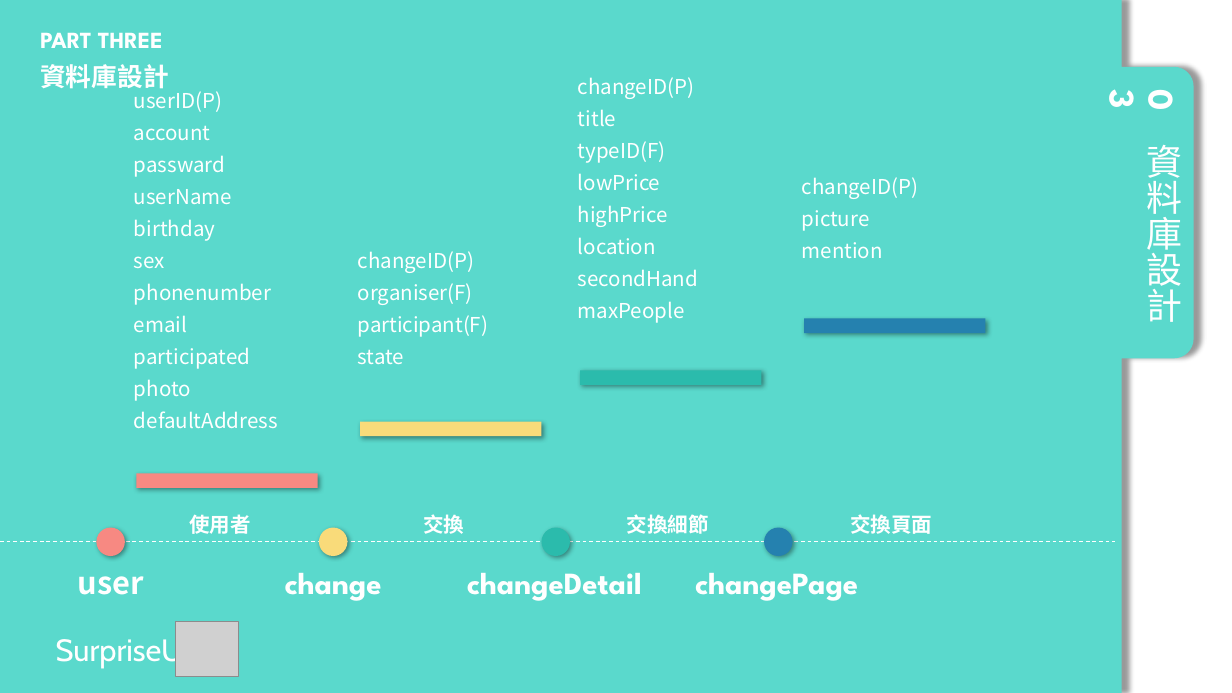
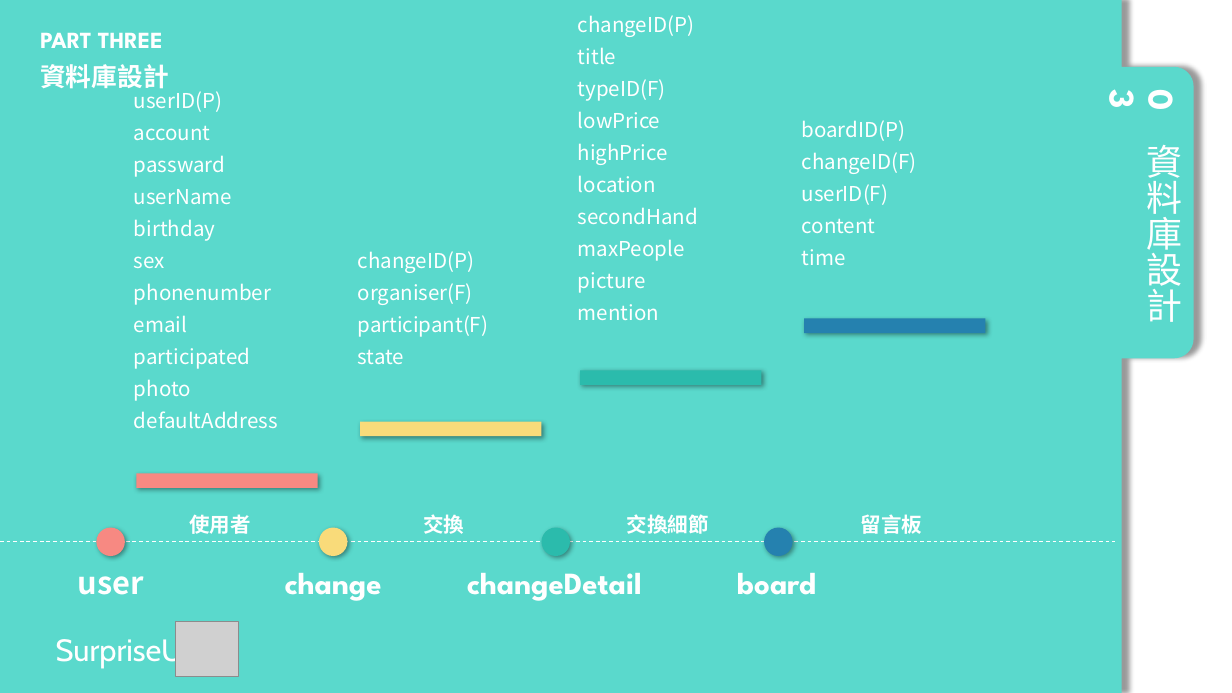
Before and after one commit to wtfaha/1061_SurpriseU, a slide deck: slide 8 of 其他/ppt/20171128_進度報告.pptx. Drawn at 1232x693 pixels with LibreOffice and Linux fonts; fonts in the diff are those of the drawing; grey boxes stand for pictures. Boxes give left, top, right and bottom in pixels: in the first picture for what was removed or moved away, otherwise in the second. Text is boxed around its words. In the diff, an @@ line names an element or a change of style, - is before the commit and + after.

```diff
--- a/其他/ppt/20171128_進度報告.pptx
+++ b/其他/ppt/20171128_進度報告.pptx
@@ text "changeID(P)": place and size @@
-text "changeID(P)" at (578,77,698,323)
+text "changeID(P)" at (578,15,698,320)
@@ text at (802,120,917,265): text changed @@
-changeID(P)
-picture
-mention
+boardID(P)
+changeID(F)
+userID(F)
+content
+time
@@ text at (578,272,659,320): paragraphs added @@
+picture
+mention
@@ text at (861,514,922,534): text changed @@
-交換頁面
+留言板
@@ text at (737,573,816,595): text changed @@
-changePage
+board
```
Also in this commit, not shown: 4 other slides changed, 2 other files.
